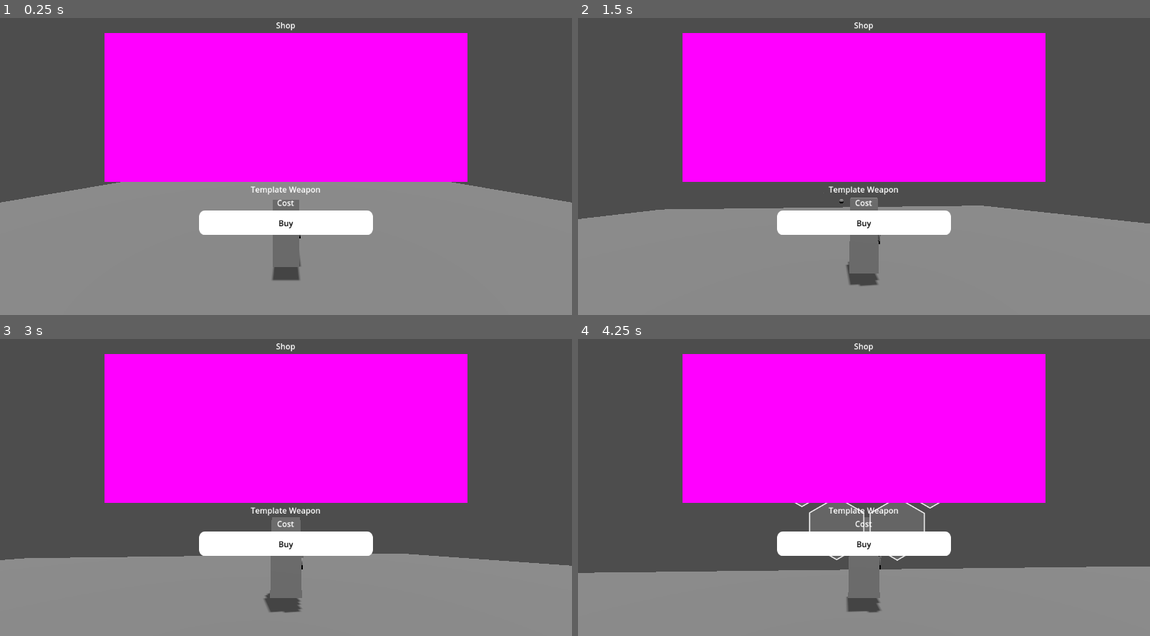
Above: before the commit, frames 1-4 (two rows, left to right).
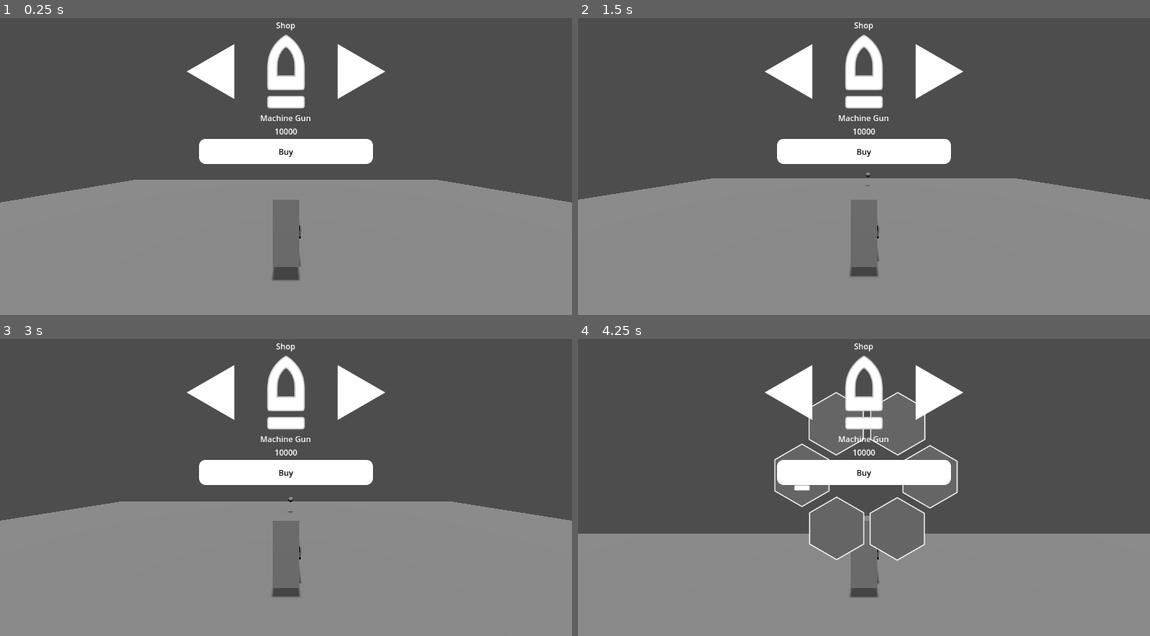
Above: after the commit, the same moments.

Repository: sarisman84/BrackeysGJ2024.2
Game: Godot game, scene res://Level/s_player_test.tscn
Two runs of this game, one before a commit and one after it. Both use one fixed random seed, a clock stepped at 60 frames per second and the inputs below. The project has no main scene, so this scene is started directly.
Inputs (mouse positions are in pixels of both pictures, inside the frame that each line leads up to):
- Up to frame 1 (0.25 s): no input
- Up to frame 2 (1.5 s): click (789, 71) at 0.52 s; click (938, 71) at 1.27 s
- Up to frame 3 (3 s): click "Buy" at 2 s; tap Enter at 2.75 s; move the mouse to (314, 472) at 2.77 s; press the mouse at (314, 472) at 2.78 s; hold W (move_forward) from 2.78 s (still down)
- Up to frame 4 (4.25 s): keep holding W (move_forward); tap Space (jump) at 3.02, 3.77 s; move the mouse to (835, 475) at 3.52 s; release the mouse at (835, 475) at 3.53 s; tap Q (weapon_select) at 3.6 s

The runs differ from the first frame. In frame 1, 34% of the frame differs, in the area x 18-82%, y 5-74%; in frame 2, 43%; in frame 3, 49%, in the area x 0-100%, y 5-93%; in frame 4, 44%.

Commit message:
Weapon UI & Update Timer

Diff:
--- a/Global/global.gd
+++ b/Global/global.gd
@@ -1,3 +1,7 @@
 extends Node
 
 var player_coords : Vector3 = Vector3.ZERO
+var time_elapsed = 0.0
+
+func _process(delta: float) -> void:
+	time_elapsed += delta
--- a/Player/UI/shop.gd
+++ b/Player/UI/shop.gd
@@ -1,9 +1,9 @@
 extends CanvasLayer
 
-@export var shop_items:Array[BaseWeapon]
+@export var shop_items: Array[BaseWeapon]
 var counter=0
 
-@onready var m_icon = $VBoxContainer/icon
+@onready var m_icon = $VBoxContainer/HBoxContainer/icon
 @onready var m_title = $VBoxContainer/title
 @onready var m_cost = $VBoxContainer/cost
 
@@ -11,13 +11,22 @@
 
 func _ready():
 	update_visuals()
+	hide_shop()
+	show_shop()
+
+func show_shop() -> void:
+	show()
+	Input.mouse_mode = Input.MOUSE_MODE_VISIBLE
+
+func hide_shop() -> void:
+	hide()
+	Input.mouse_mode = Input.MOUSE_MODE_CAPTURED
 
 #Update UI visuals
 func update_visuals() -> void:
-	pass
-	#m_icon.texture = shop_items[counter].texture
-	#m_title.text = shop_items[counter].title
-	#m_cost.text = str(shop_items[counter].cost)
+	m_icon.texture = shop_items[counter].icon
+	m_title.text = shop_items[counter].display_name
+	m_cost.text = str(shop_items[counter].weapon_cost)
 
 #Scroll shop items
 func _on_left_button_pressed() -> void:
--- a/Player/p_player.tscn
+++ b/Player/p_player.tscn
@@ -11,13 +11,70 @@
 [ext_resource type="Script" path="res://Weapons/Scripts/base_weapon.gd" id="8_5wt5w"]
 [ext_resource type="Script" path="res://addons/shape_texture_2d/drawable_rectangle.gd" id="8_r6yrd"]
 [ext_resource type="Resource" uid="uid://bt6ssj3ejtk4a" path="res://Weapons/Types/machine_gun.tres" id="9_gvarx"]
+[ext_resource type="Script" path="res://addons/shape_texture_2d/drawable_polygon.gd" id="11_734yf"]
 
 [sub_resource type="CapsuleShape3D" id="CapsuleShape3D_55xom"]
 
 [sub_resource type="SphereShape3D" id="SphereShape3D_6bpmn"]
+
+[sub_resource type="Resource" id="Resource_md6mu"]
+script = ExtResource("11_734yf")
+points = 3
+is_star = false
+star_inset = 0.5
+
+[sub_resource type="Texture2D" id="Texture2D_6ts6l"]
+resource_local_to_scene = false
+resource_name = ""
+script = ExtResource("7_wgioa")
+size = Vector2i(128, 128)
+shape = SubResource("Resource_md6mu")
+fill_type = 0
+fill_color = Color(1, 1, 1, 1)
+fill_from = Vector2(0, 0)
+fill_to = Vector2(1, 0)
+fill_repeat = "pad"
+stroke_type = 0
+stroke_width = 0.0
+stroke_color = Color(0, 0, 0, 1)
+stroke_from = Vector2(0, 0)
+stroke_to = Vector2(1, 0)
+stroke_repeat = "pad"
+stroke_joint = "round"
+offset = Vector2(10, 0)
+rotation = -90.0
+scale = Vector2(1, 1)
 
 [sub_resource type="PlaceholderTexture2D" id="PlaceholderTexture2D_ieh1s"]
 size = Vector2(50, 300)
+
+[sub_resource type="Resource" id="Resource_y6tj3"]
+script = ExtResource("11_734yf")
+points = 3
+is_star = false
+star_inset = 0.5
+
+[sub_resource type="Texture2D" id="Texture2D_v7dmw"]
+resource_local_to_scene = false
+resource_name = ""
+script = ExtResource("7_wgioa")
+size = Vector2i(128, 128)
+shape = SubResource("Resource_y6tj3")
+fill_type = 0
+fill_color = Color(1, 1, 1, 1)
+fill_from = Vector2(0, 0)
+fill_to = Vector2(1, 0)
+fill_repeat = "pad"
+stroke_type = 0
+stroke_width = 0.0
+stroke_color = Color(0, 0, 0, 1)
+stroke_from = Vector2(0, 0)
+stroke_to = Vector2(1, 0)
+stroke_repeat = "pad"
+stroke_joint = "round"
+offset = Vector2(-10, 0)
+rotation = 90.0
+scale = Vector2(1, 1)
 
 [sub_resource type="Resource" id="Resource_r58bi"]
 script = ExtResource("8_r6yrd")
@@ -154,9 +211,25 @@
 text = "Shop"
 horizontal_alignment = 1
 
-[node name="icon" type="TextureRect" parent="shop/VBoxContainer"]
+[node name="HBoxContainer" type="HBoxContainer" parent="shop/VBoxContainer"]
+layout_mode = 2
+alignment = 1
+
+[node name="left_button" type="TextureButton" parent="shop/VBoxContainer/HBoxContainer"]
+custom_minimum_size = Vector2(50, 0)
+layout_mode = 2
+size_flags_vertical = 4
+texture_normal = SubResource("Texture2D_6ts6l")
+
+[node name="icon" type="TextureRect" parent="shop/VBoxContainer/HBoxContainer"]
 layout_mode = 2
 texture = SubResource("PlaceholderTexture2D_ieh1s")
+
+[node name="right_button" type="TextureButton" parent="shop/VBoxContainer/HBoxContainer"]
+custom_minimum_size = Vector2(50, 0)
+layout_mode = 2
+size_flags_vertical = 4
+texture_normal = SubResource("Texture2D_v7dmw")
 
 [node name="title" type="Label" parent="shop/VBoxContainer"]
 layout_mode = 2
@@ -189,3 +262,6 @@
 theme_override_colors/font_color = Color(0, 0, 0, 1)
 text = "Buy"
 horizontal_alignment = 1
+
+[connection signal="pressed" from="shop/VBoxContainer/HBoxContainer/left_button" to="shop" method="_on_left_button_pressed"]
+[connection signal="pressed" from="shop/VBoxContainer/HBoxContainer/right_button" to="shop" method="_on_right_button_pressed"]
--- a/UI/Scenes/main_ui.tscn
+++ b/UI/Scenes/main_ui.tscn
@@ -91,9 +91,3 @@
 text = "0:00"
 horizontal_alignment = 1
 vertical_alignment = 1
-
-[node name="timer" type="Timer" parent="."]
-process_callback = 0
-autostart = true
-
-[connection signal="timeout" from="timer" to="." method="_on_timer_timeout"]
--- a/UI/Scripts/main_ui.gd
+++ b/UI/Scripts/main_ui.gd
@@ -3,9 +3,9 @@
 @onready var m_health_bar = $health_bar
 @onready var m_coin_label = $coin_tab/coin_label
 @onready var m_timer_label = $timer_tab/timer_label
-@onready var m_timer = $timer
 
-var seconds_elapsed = 0
+func _process(delta: float) -> void:
+	update_ui()
 
 func m_update_visual_health_bar(health: int) -> void:
 	m_health_bar.value = health
@@ -13,13 +13,11 @@
 func m_update_visual_coins(coins: int) -> void:
 	m_coin_label.text = str(coins)
 
-func _on_timer_timeout() -> void:
-	seconds_elapsed +=1
-	update_ui()
+
 
 func update_ui() -> void:
-	var minutes = seconds_elapsed / 60
-	var seconds = seconds_elapsed % 60
+	var minutes = int(Global.time_elapsed) / 60
+	var seconds = int(Global.time_elapsed) % 60
 	m_timer_label.text = "%d:%02d" % [minutes, seconds]
 
 func pause_timer() -> void:
--- a/Weapons/Scripts/base_weapon.gd
+++ b/Weapons/Scripts/base_weapon.gd
@@ -11,6 +11,7 @@
 @export_group("Costs")
 @export var weapon_cost : int = 10000
 @export var ammo_cost : int = 500
+
 
 var m_current_clip_size : int
 var m_barrel : Node3D
Not shown: 1 places in Player/p_player.tscn that only renumber resources
